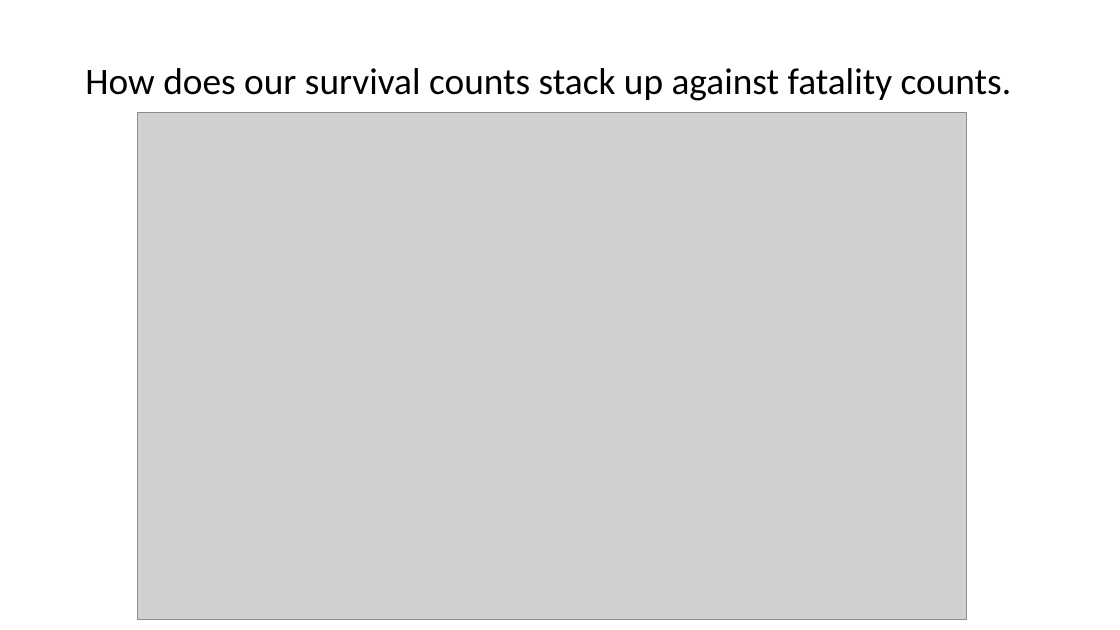
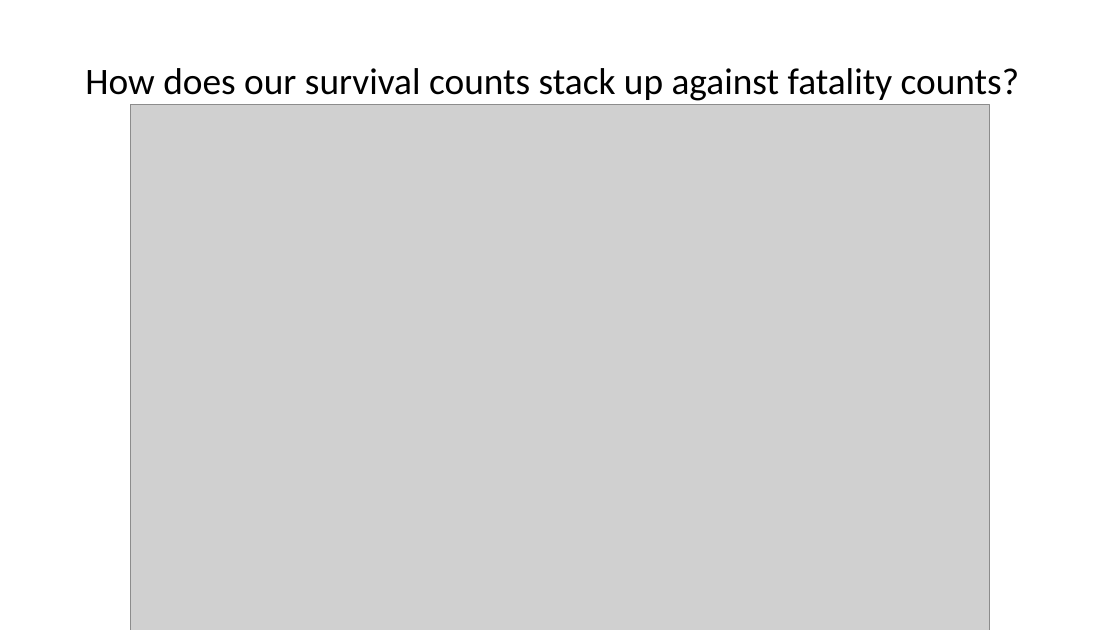
Before and after one commit to adanque/DSC640, a slide deck: slide 12 of Task5-VideoPresentation/Fictious Airways.pptx (slide 11 before the commit). Drawn at 1120x630 pixels with LibreOffice and Linux fonts; fonts in the diff are those of the drawing; grey boxes stand for pictures. Boxes give left, top, right and bottom in pixels: in the first picture for what was removed or moved away, otherwise in the second. Text is boxed around its words. In the diff, an @@ line names an element or a change of style, - is before the commit and + after.

```diff
--- a/Task5-VideoPresentation/Fictious Airways.pptx
+++ b/Task5-VideoPresentation/Fictious Airways.pptx
@@ title at (85,68,1019,101): text changed @@
-How does our survival counts stack up against fatality counts.
+How does our survival counts stack up against fatality counts?
@@ picture: place and size @@
-picture at (137,113,966,620)
+picture at (130,105,990,630)
```
Also in this commit, not shown: 16 other slides changed, 8 other files.
